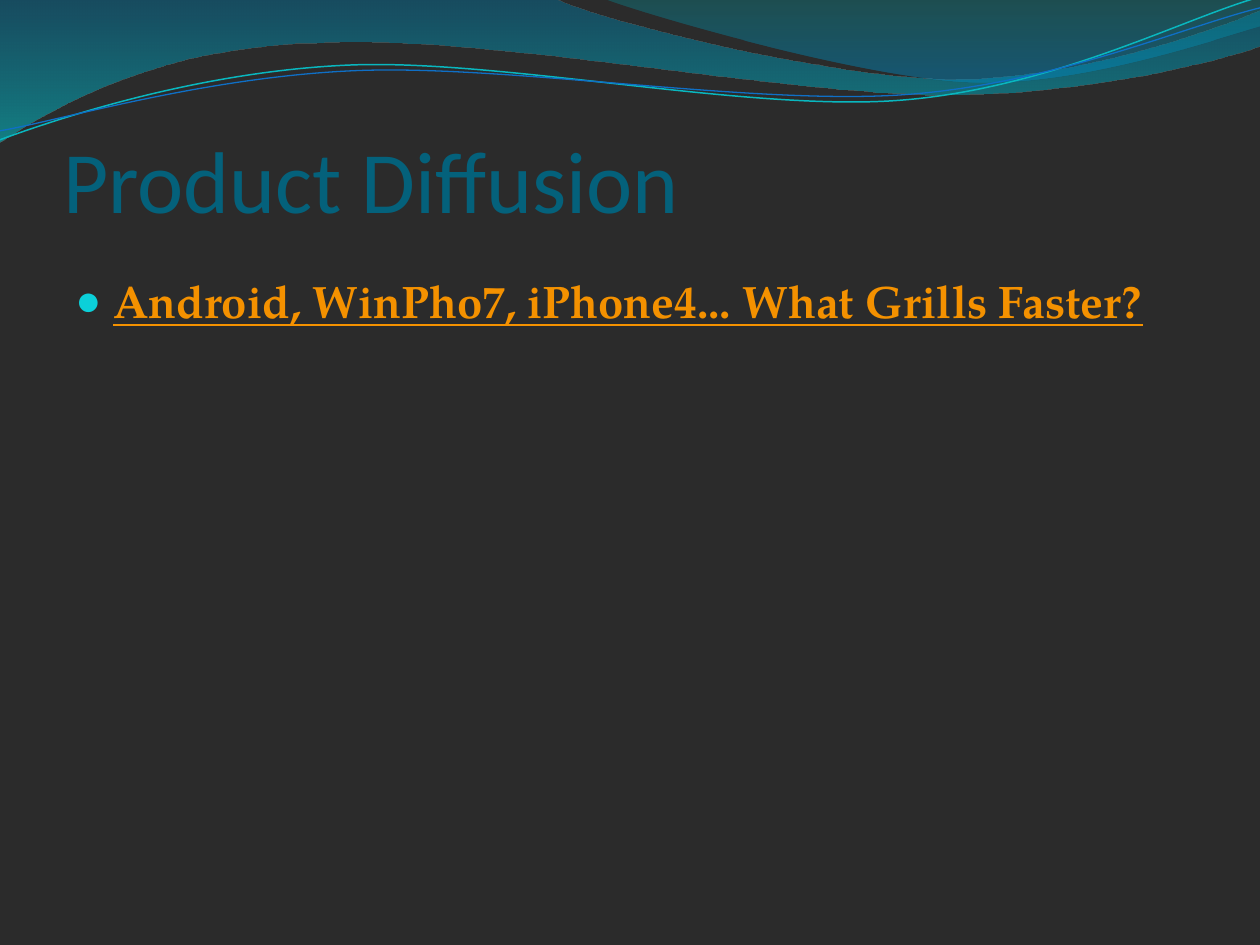
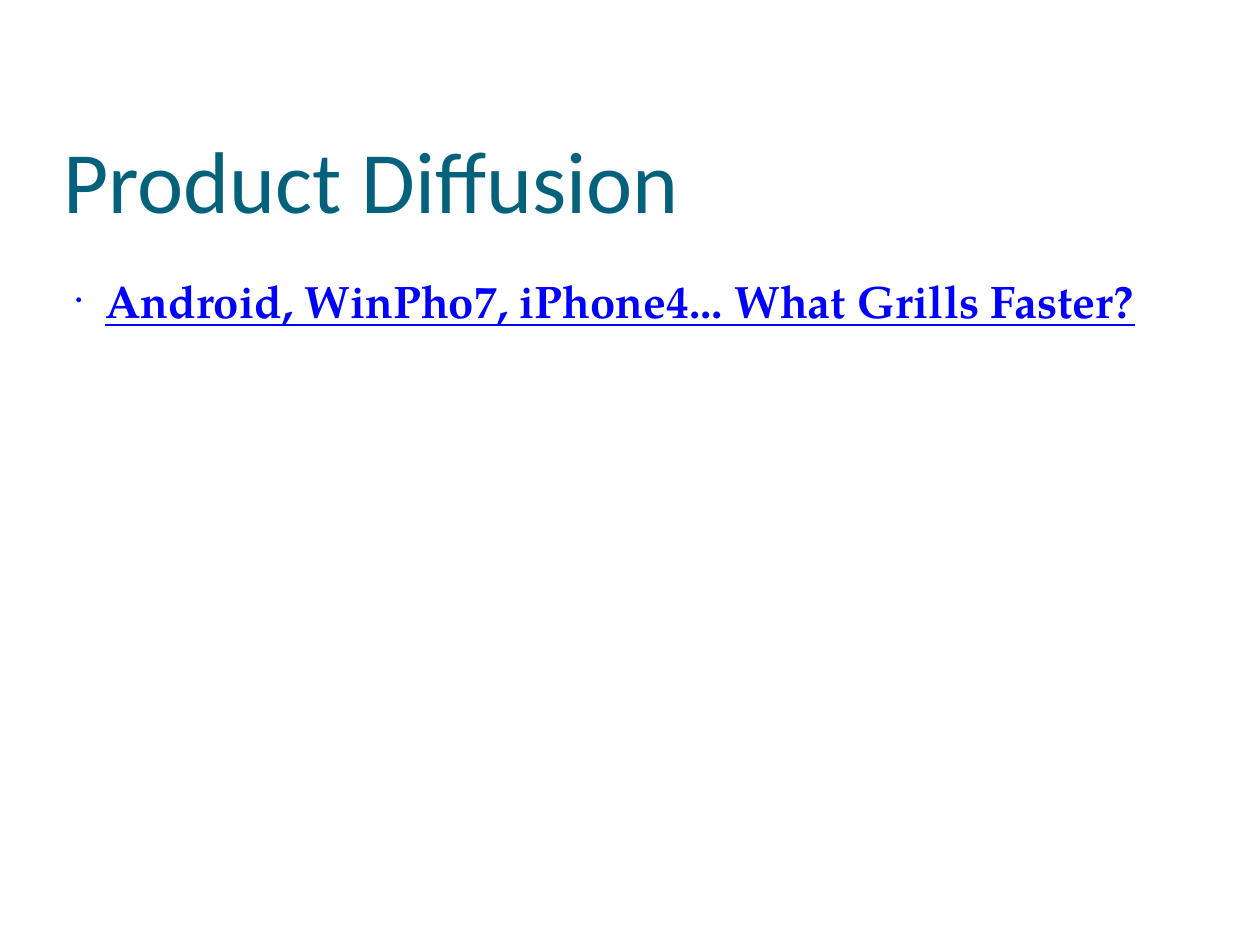
Before and after one commit to muff1nman/ClassNotes, a slide deck: slide 14 of Econ/PPT/S13_Lecture_15.pptx. Drawn at 1260x945 pixels with LibreOffice and Linux fonts; fonts in the diff are those of the drawing; background and template pictures are left out; a plain dark background stands for a picture behind light text. Boxes give left, top, right and bottom in pixels: in the first picture for what was removed or moved away, otherwise in the second. Text is boxed around its words. In the diff, an @@ line names an element or a change of style, - is before the commit and + after.

```diff
--- a/Econ/PPT/S13_Lecture_15.pptx
+++ b/Econ/PPT/S13_Lecture_15.pptx
@@ background picture (left out) to #FFFFFF @@
@@ freeform shape removed at bbox=[0, 0, 1260, 142] @@
@@ freeform shape removed at bbox=[0, 0, 1260, 147] @@
@@ freeform shape removed at bbox=[0, 8, 1260, 141] @@
@@ freeform shape removed at bbox=[604, 0, 1260, 87] @@
@@ text "Android, WinPho7, iPhone4... What Grills ..." at bbox=[105, 285, 1133, 326]: text colour #F49100 to #0000FF; indent changed; less space between paragraphs @@
```
Also in this commit, not shown: 23 other slides changed, 11 other files.
